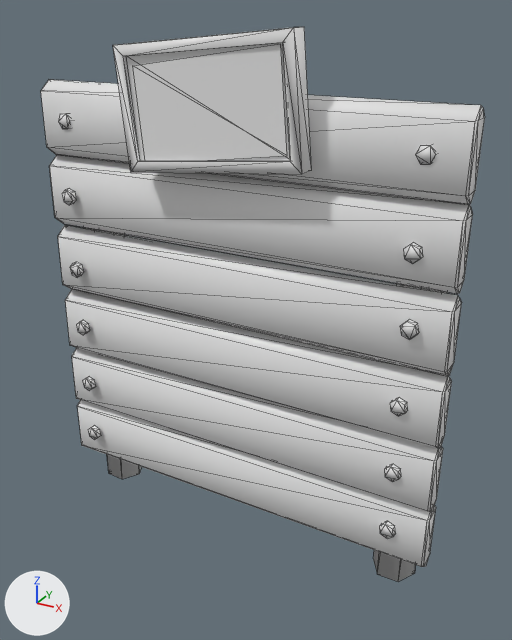
What one commit did to the glTF model assets/scene/sideSign.glb.
Rendered twice from a 50 mm camera at (3.39, -5.75, 5.62) aimed at (0.11, 0.2, 2.65). Arrows for +X, +Y and +Z are at lower left; the lights stay in place. Mesh edges are drawn as thin lines. Objects named as collision shapes, trigger or cutter boxes, shadow casters or lower levels of detail are left out. Where no turn or scale is listed for an object, it has been applied to the vertices. Vertices at the same position are counted once.

In view in the first picture: 'LogoSign.003', 'LogoSign.004', 'woodPlank.008'.
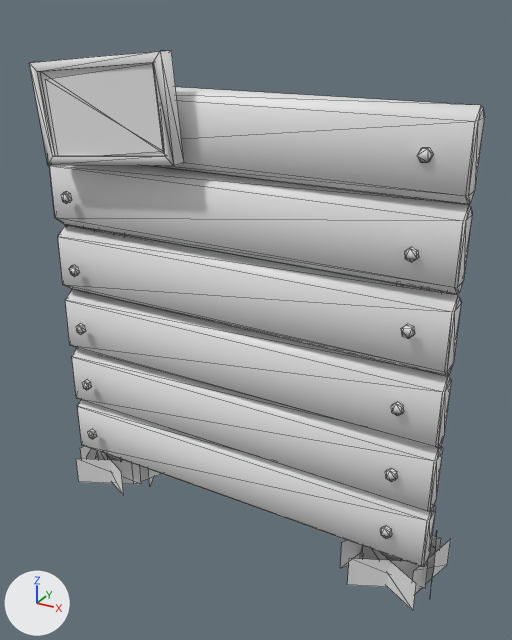
Where the newer file only moved an object's origin or applied its transform, the numbers keep the older frame.

What differs and where, as boxes (x1, y1, x2, y2) in the pictures (512 x 640 px):
'LogoSign.004', reshaped (23% narrower, 20% shorter)
    before: (133, 44, 287, 161)
    after: (45, 63, 163, 156)
'LogoSign.003', mesh rescaled (22% narrower, 21% shorter)
    before: (113, 27, 312, 174)
    after: (29, 50, 184, 166)
'stylizedGrass01a.025', added
    after: (76, 446, 451, 610)

The change, as a diff of the scene's bpy script:
```diff
--- a/assets/scene/sideSign.glb.py
+++ b/assets/scene/sideSign.glb.py
@@ mat_stylizedgrass01_mat @@
+mat_stylizedgrass01_mat = principled_material('stylizedGrass01_mat')
+mat_stylizedgrass01_mat.base_color = (0.8, 0.8, 0.8)  # white #e7e7e7
+mat_stylizedgrass01_mat.roughness = 0.9
@@ me_cube_018 @@
 me_cube_018.from_pydata(...)  # 16 vertices, 28 faces; spans x -0.49..1.42, y -0.11..0.09, z -0.61..0.69
 # used by ob_logosign_003; location = (-0.56, -0.26, 4.8)
+# me_cube_018 part 1: the whole mesh is scaled about its middle by 0.873, then moved by (-1.18, -0.01, -0.12)
 me_cube_018.materials.append(mat_woodtrimsheet01)
@@ me_cube_051 @@
 me_cube_051.from_pydata(...)  # 4 vertices, 2 faces; spans x -0.02..1.55, y 0.05, z -0.53..0.56
 # used by ob_logosign_004; location = (-0.83, -0.39, 4.81)
-me_cube_051.vertices[0].co = (0.05, 0.05, -0.53)
-me_cube_051.vertices[1].co = (1.55, 0.05, -0.32)  # pixel (287, 155)
-me_cube_051.vertices[2].co = (-0.02, 0.05, 0.34)  # pixel (132, 65)
-me_cube_051.vertices[3].co = (1.47, 0.05, 0.56)  # pixel (280, 43)
+# me_cube_051 part 2
+me_cube_051.vertices[0].co = (-1.04, 0.05, -0.58)
+me_cube_051.vertices[1].co = (0.26, 0.05, -0.4)  # pixel (163, 151)
+me_cube_051.vertices[2].co = (-1.11, 0.05, 0.18)  # pixel (45, 79)
+me_cube_051.vertices[3].co = (0.2, 0.05, 0.37)  # pixel (152, 63)
 me_cube_051.materials.append(mat_logo)
@@ me_plane_057 @@
+me_plane_057.from_pydata(...)  # 64 vertices, 32 faces; spans x -2.42..2.3, y -0.21..0.68, z 0.0..0.36
+me_plane_057.materials.append(mat_stylizedgrass01_mat)  # its picture is missing
@@ ob_stylizedgrass01a_025 @@
+ob_stylizedgrass01a_025 = bpy.data.objects.new('stylizedGrass01a.025', me_plane_057)
+ob_stylizedgrass01a_025.location = (0.0, 0.0, 0.0)
```
